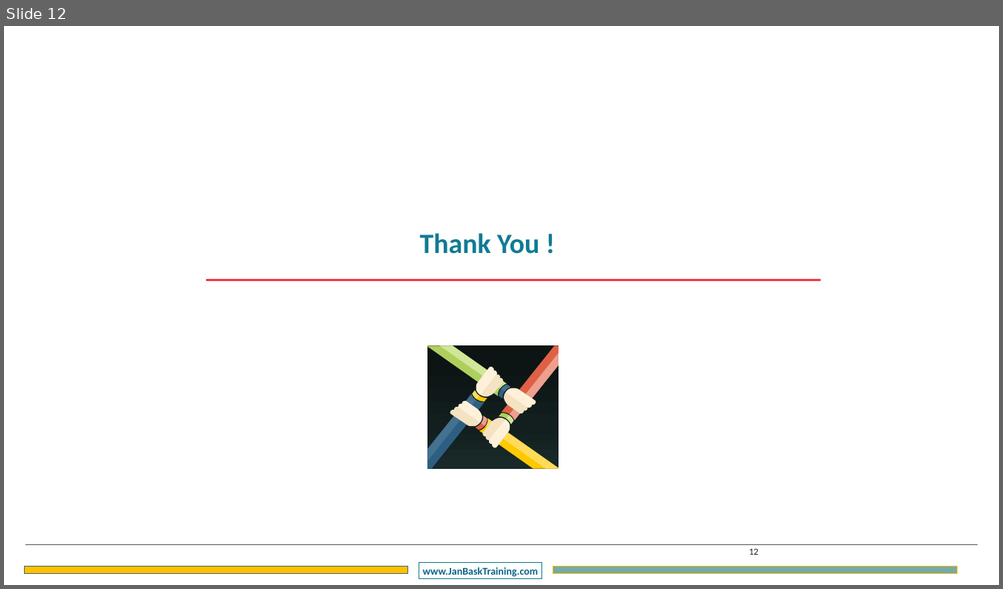
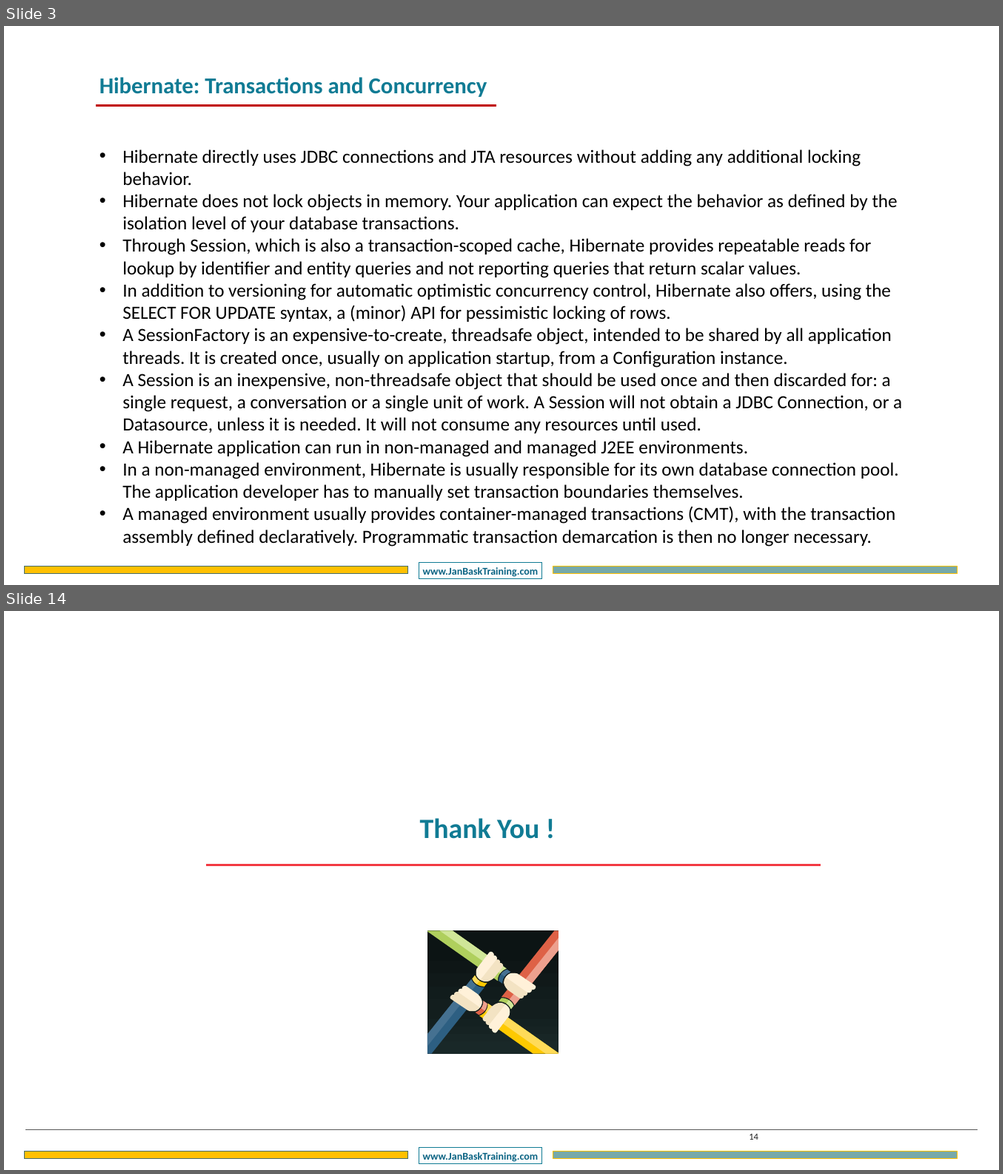
Before and after one commit to CompleteJavaTraining/J2EE, a slide deck: slides/HIBERNATE/HIBERNATE - Chapter5.pptx. Shown one above the other, each under a label of ours: slide 12 before the commit, slides 3 and 14 after it; the slides between them are not shown. The pictures are 1003x589 and 1003x1174 pixels, drawn with LibreOffice and Linux fonts; fonts in the diff are those of the drawing; background and template pictures are left out. Boxes give left, top, right and bottom in pixels: in the first picture for what was removed or moved away, otherwise in the second. Text is boxed around its words. In the diff, an @@ line names an element or a change of style, - is before the commit and + after.

```diff
--- a/slides/HIBERNATE/HIBERNATE - Chapter5.pptx
+++ b/slides/HIBERNATE/HIBERNATE - Chapter5.pptx
@@ slide 3 added at (4, 26, 999, 585), background #FFFFFF; not listed: 3 template elements that a slide beside it also shows @@
@@ text added at (99, 77, 487, 97), 44 pt, text #107B94, bold @@
+Hibernate: Transactions and Concurrency
@@ line added from (96, 106) to (496, 106), #C00000 4.5 pt @@
@@ text added at (122, 150, 902, 547), 36 pt, text #000000 @@
+• Hibernate directly uses JDBC connections and JTA resources without adding any additional locking behavior.
+• Hibernate does not lock objects in memory. Your application can expect the behavior as defined by the isolation level of your database transactions.
+• Through Session, which is also a transaction-scoped cache, Hibernate provides repeatable reads for lookup by identifier and entity queries and not reporting queries that return scalar values.
+• In addition to versioning for automatic optimistic concurrency control, Hibernate also offers, using the SELECT FOR UPDATE syntax, a (minor) API for pessimistic locking of rows.
+• A SessionFactory is an expensive-to-create, threadsafe object, intended to be shared by all application threads. It is created once, usually on application startup, from a Configuration instance.
+• A Session is an inexpensive, non-threadsafe object that should be used once and then discarded for: a single request, a conversation or a single unit of work. A Session will not obtain a JDBC Connection, or a Datasource, unless it is needed. It will not consume any resources until used.
+• A Hibernate application can run in non-managed and managed J2EE environments.
+• In a non-managed environment, Hibernate is usually responsible for its own database connection pool. The application developer has to manually set transaction boundaries themselves.
+• A managed environment usually provides container-managed transactions (CMT), with the transaction assembly defined declaratively. Programmatic transaction demarcation is then no longer necessary.
@@ what was slide 12 is now slide 14 @@
@@ page number at (748, 1134, 758, 1140): text changed @@
-12
+14
```
Also in this commit, not shown: 2 slides changed, 10 other slides added, 9 slides removed.
